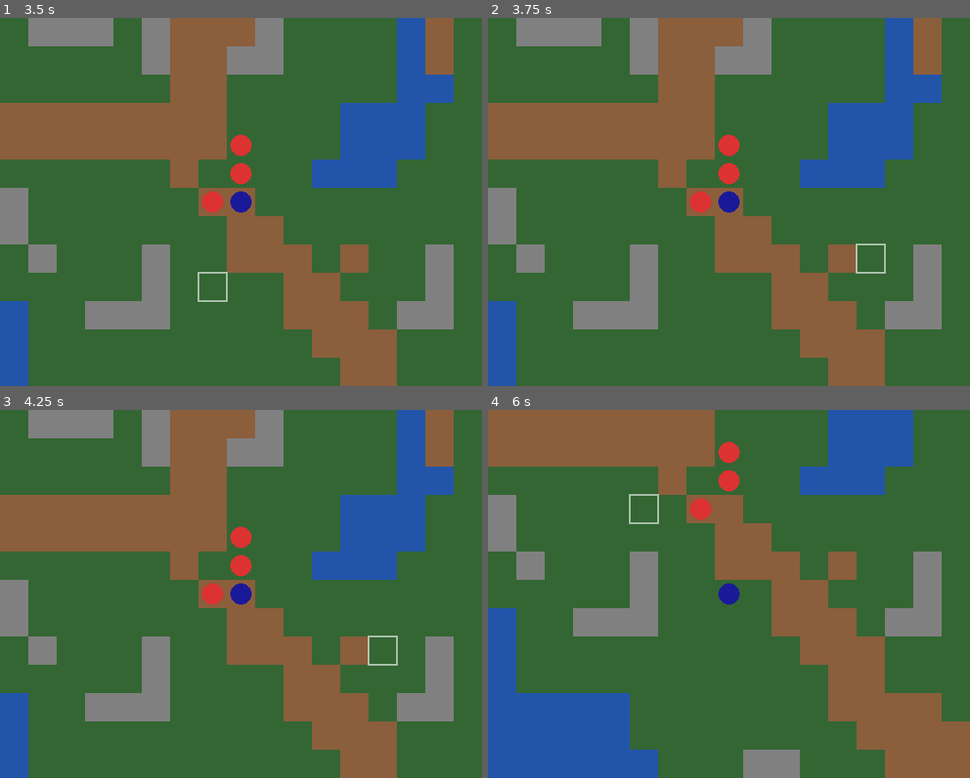
Above: before the commit, frames 1-4 (two rows, left to right).
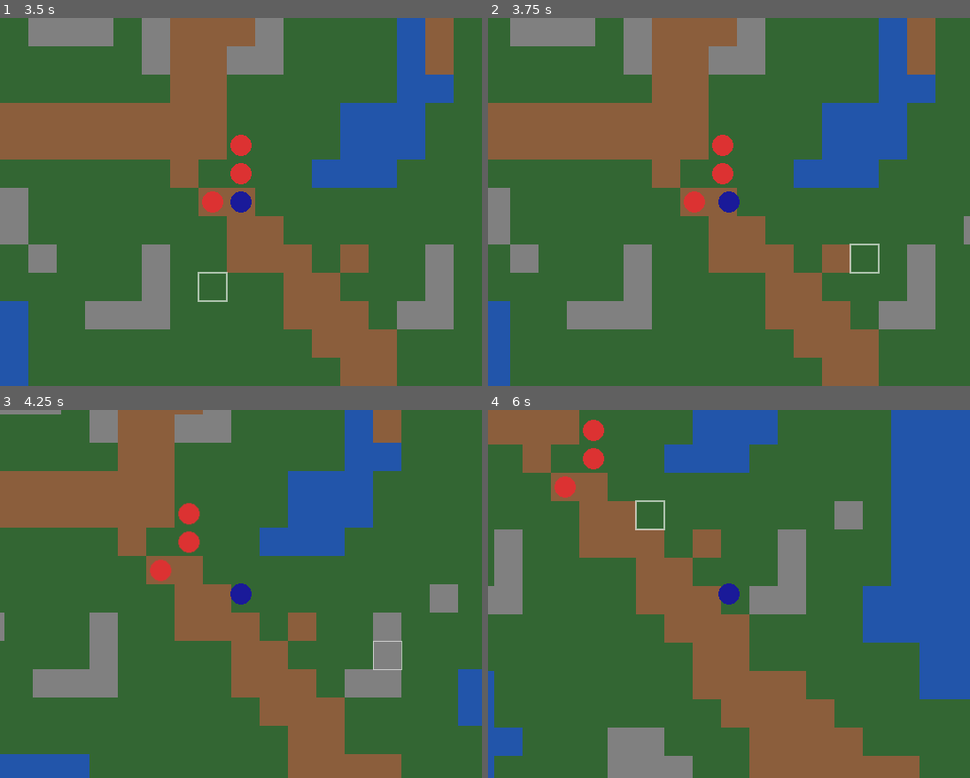
Above: after the commit, the same moments.

Repository: gabrielrheimer/classic-rpg-godot
Game: Godot game, scene res://scenes/game_map.tscn
Two runs of this game, one before a commit and one after it. Both use one fixed random seed, a clock stepped at 60 frames per second and the inputs below.
Inputs (mouse positions are in pixels of both pictures, inside the frame that each line leads up to):
- Up to frame 1 (3.5 s): tap Enter at 0.5 s; move the mouse to (347, 183) at 0.52 s; hold D (move_right) 0.53-1.28 s; click (347, 183) at 0.67 s; move the mouse to (144, 220) at 1.27 s; hold S (move_down) 1.28-2.03 s; click (144, 220) at 1.42 s; move the mouse to (289, 121) at 2.02 s; hold D (move_right) 2.03-2.78 s; click (289, 121) at 2.17 s; move the mouse to (216, 275) at 2.77 s; hold W (move_up) from 2.78 s (still down); click (216, 275) at 2.92 s
- Up to frame 2 (3.75 s): move the mouse to (873, 257) at 3.52 s; release W (move_up) at 3.53 s; hold A (move_left) from 3.53 s (still down); click (873, 257) at 3.67 s
- Up to frame 3 (4.25 s): keep holding A (move_left)
- Up to frame 4 (6 s): move the mouse to (584, 538) at 4.27 s; click (584, 538) at 4.42 s; move the mouse to (753, 594) at 5.02 s; release A (move_left) at 5.03 s; hold S (move_down) 5.03-5.78 s; click (753, 594) at 5.17 s; move the mouse to (656, 502) at 5.77 s; hold D (move_right) from 5.78 s (still down); click (656, 502) at 5.92 s

Frame 1 is identical in both runs. In frame 2, 7.0% of the frame differs, in the area x 4-100%, y 0-100%; in frame 3, 45%; in frame 4, 64%, in the area x 0-100%, y 0-100%.

Commit message:
feat: add pathfinding when moving with mouse click

Diff:
--- a/scripts/entities/player.gd
+++ b/scripts/entities/player.gd
@@ -5,6 +5,7 @@
 var stats := CharacterStats.new()
 var tile_pos: Vector2i
 var is_moving: bool = false
+var _path: Array[Vector2i] = []
 
 func _ready() -> void:
 	tile_pos = Vector2i(10, 10)
@@ -28,6 +29,7 @@
 	else:
 		return
 
+	_path.clear()
 	var new_pos = tile_pos + direction
 	if not game_map.is_walkable(new_pos):
 		return
@@ -51,24 +53,41 @@
 	var game_map = get_parent()
 
 	if event.button_index == MOUSE_BUTTON_LEFT:
-		if is_moving or distance != 1:
+		if is_moving:
 			return
-		if not game_map.is_walkable(clicked_tile):
-			return
-		tile_pos = clicked_tile
-		is_moving = true
-		var tween = create_tween()
-		tween.tween_property(self, "position", Vector2(tile_pos) * Constants.TILE_SIZE, MOVE_DURATION)
-		tween.tween_callback(func():
-			game_map.run_enemy_turns(self)
-			is_moving = false
-		)
+		if game_map.is_in_combat():
+			if distance == 1:
+				if not game_map.is_walkable(clicked_tile):
+					return
+				_do_move(clicked_tile, game_map)
+			else:
+				var step: Vector2i
+				if abs(diff.x) >= abs(diff.y):
+					step = Vector2i(sign(diff.x), 0)
+				else:
+					step = Vector2i(0, sign(diff.y))
+				var next = tile_pos + step
+				if not game_map.is_walkable(next):
+					return
+				_do_move(next, game_map)
+		else:
+			if distance == 0:
+				return
+			if distance == 1:
+				if not game_map.is_walkable(clicked_tile):
+					return
+				_path.clear()
+				_do_move(clicked_tile, game_map)
+			else:
+				_path = game_map.get_tile_path(tile_pos, clicked_tile)
+				_walk_next_step()
 
 	elif event.button_index == MOUSE_BUTTON_RIGHT:
 		if distance != 1:
 			return
 		if not game_map.occupied_tiles.has(clicked_tile):
 			return
+		_path.clear()
 		var enemy = game_map.occupied_tiles[clicked_tile]
 		enemy.on_attacked()
 		var combat = get_node("/root/Combat")
@@ -77,3 +96,27 @@
 			game_map.occupied_tiles.erase(clicked_tile)
 			enemy.queue_free()
 		game_map.run_enemy_turns(self)
+
+func _do_move(target: Vector2i, game_map: Node2D) -> void:
+	tile_pos = target
+	is_moving = true
+	var tween = create_tween()
+	tween.tween_property(self, "position", Vector2(tile_pos) * Constants.TILE_SIZE, MOVE_DURATION)
+	tween.tween_callback(func():
+		game_map.run_enemy_turns(self)
+		is_moving = false
+		_walk_next_step()
+	)
+
+func _walk_next_step() -> void:
+	if _path.is_empty():
+		return
+	var game_map = get_parent()
+	if game_map.is_in_combat():
+		_path.clear()
+		return
+	var next_tile = _path.pop_front()
+	if not game_map.is_walkable(next_tile):
+		_path.clear()
+		return
+	_do_move(next_tile, game_map)
--- a/scripts/world/game_map.gd
+++ b/scripts/world/game_map.gd
@@ -3,6 +3,7 @@
 var grid: Dictionary = {}  # Vector2i -> Enums.TileType
 var occupied_tiles: Dictionary = {}  # Vector2i -> Enemy
 var _tilemap: TileMapLayer
+var _astar := AStar2D.new()
 
 const STRING_TO_TILE_TYPE = {
 	"floor": Enums.TileType.FLOOR,
@@ -16,6 +17,34 @@
 		var tile_data = _tilemap.get_cell_tile_data(cell)
 		var type_str = tile_data.get_custom_data("tile_type")
 		grid[cell] = STRING_TO_TILE_TYPE.get(type_str, Enums.TileType.FLOOR)
+	_build_astar()
+
+func _tile_id(tile: Vector2i) -> int:
+	return tile.x * 10000 + tile.y
+
+func _build_astar() -> void:
+	for tile in grid:
+		var tile_data = _tilemap.get_cell_tile_data(tile)
+		if tile_data == null or not tile_data.get_custom_data("walkable"):
+			continue
+		_astar.add_point(_tile_id(tile), Vector2(tile))
+	for tile in grid:
+		if not _astar.has_point(_tile_id(tile)):
+			continue
+		for dx in [-1, 0, 1]:
+			for dy in [-1, 0, 1]:
+				if dx == 0 and dy == 0:
+					continue
+				var neighbor = tile + Vector2i(dx, dy)
+				if _astar.has_point(_tile_id(neighbor)):
+					_astar.connect_points(_tile_id(tile), _tile_id(neighbor), false)
+
+func get_tile_path(from: Vector2i, to: Vector2i) -> Array[Vector2i]:
+	var raw = _astar.get_point_path(_tile_id(from), _tile_id(to))
+	var result: Array[Vector2i] = []
+	for i in range(1, raw.size()):  # skip index 0 (current tile)
+		result.append(Vector2i(raw[i]))
+	return result
 
 func is_walkable(tile_pos: Vector2i) -> bool:
 	if occupied_tiles.has(tile_pos):
Not shown, changed: CHANGELOG.md
